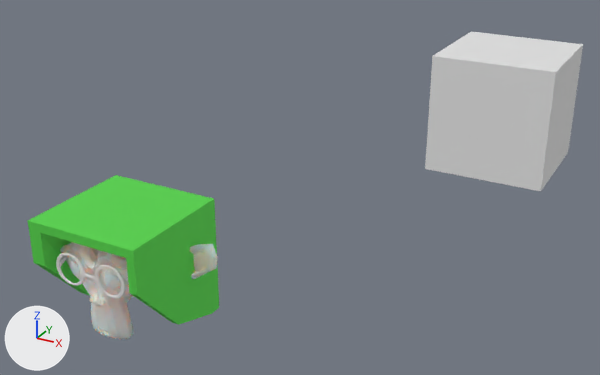
A saved change to the Blender file template.blend.
One viewpoint serves both versions: a camera (50 mm lens) standing at (7.96, -8.85, 6.45) and looking at (3.2, -0.2, 2.12). The lights are fixed; the arrows at lower left show +X, +Y and +Z.

Names of what the first picture shows: 'Cube', 'Glasses', 'Suzanne Body', 'Suzanne Outfits 1 Hair 1 '.
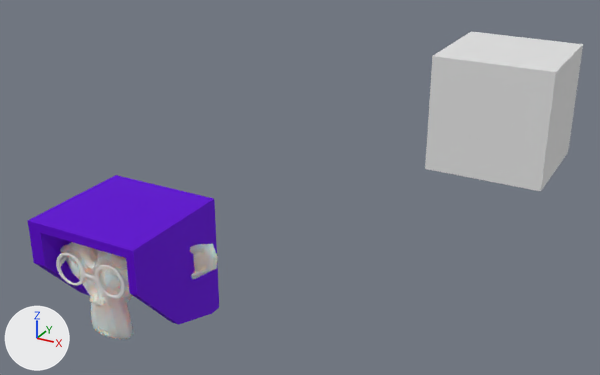
Boxes [x1, y1, x2, y2] around the edits, measured in the pictures (600 x 375 px):
'Suzanne Outfits 1 Hair 1 ', recoloured (green to purple): [28, 175, 219, 325] in both

What the commit changed:
Material 'Material' (mat_material) changes colour from green #63e758 to purple #6b00e7; in linear values from (0.124, 0.8, 0.097) to (0.147, 0.0, 0.8).
